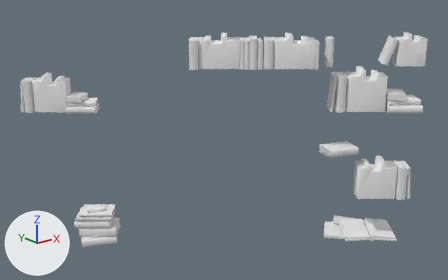
The OBJ model scenes/final_scene_real/meshes/background/bookshelf/books.obj as it was, and as the next commit left it.
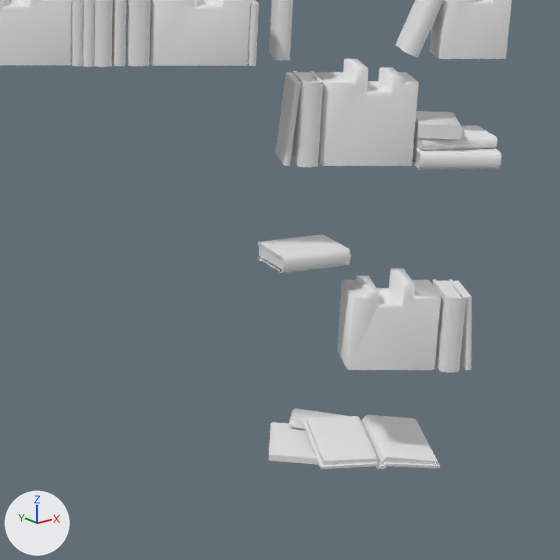
There are two pictures of each version: one whole from a camera (50 mm lens) standing at (-0.975, -2.082, 1.918) and looking at (0.803, 0.141, 1.029), one close up on the part from 47% to 100% of the width and 15% to 100% of the height. Every picture has the same lights, and +X, +Y and +Z are marked at lower left. The older version's two pictures come first. Where no turn or scale is listed for an object, it has been applied to the vertices. Vertices at exactly the same position are counted once.

Names of what the first close-up shows: 'BOOKS_1_BOOKS_0'.
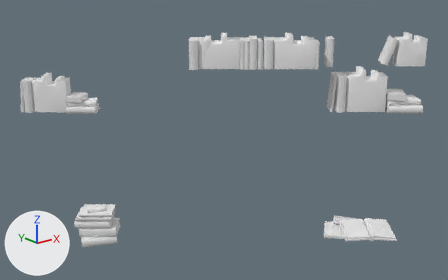
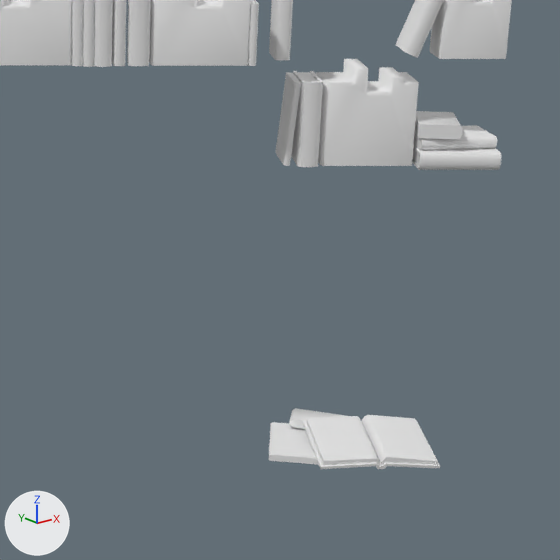
Where the change shows, as pixel boxes (x1, y1, x2, y2) in the close-ups (560 x 560 px):
part 1 of me_books_1_books_0, deleted
    before: (432, 279, 466, 372)
part 2 of me_books_1_books_0, deleted
    before: (337, 268, 441, 370)
part 3 of me_books_1_books_0, deleted
    before: (453, 281, 472, 370)
part 4 of me_books_1_books_0, cut back
    before: (258, 235, 351, 273)

Diff of the bpy script that builds the scene:
```diff
--- a/scenes/final_scene_real/meshes/background/bookshelf/books.obj.py
+++ b/scenes/final_scene_real/meshes/background/bookshelf/books.obj.py
@@ me_books_1_books_0 @@
 # used by ob_books_1_books_0; location = (0.0, 0.0, 0.0)
-me_books_1_books_0.from_pydata(...)  # 1199 vertices, 2156 faces, 5 loose edges; spans x 0.04..1.57, y -0.49..0.76, z 0.5..1.54
+me_books_1_books_0.from_pydata(...)  # 1050 vertices, 1890 faces, 2 loose edges; spans x 0.04..1.57, y -0.49..0.76, z 0.5..1.54
+# me_books_1_books_0 part 1: the loose piece of 48 vertices spanning x 1.43..1.53, y -0.45..-0.34, z 0.74..0.9 is deleted
+# me_books_1_books_0 part 2: the loose piece of 44 vertices spanning x 1.29..1.5, y -0.41..-0.21, z 0.74..0.93 is deleted
+# me_books_1_books_0 part 3: the loose piece of 12 vertices spanning x 1.47..1.55, y -0.46..-0.36, z 0.74..0.9 is deleted
+# me_books_1_books_0 part 4
+# 45 vertices are removed from x 1.15..1.33, y -0.27..-0.12, z 0.96..0.99
+# 84 faces are deleted
+# 4 loose edges are deleted
+# 1 loose edge is added
```
